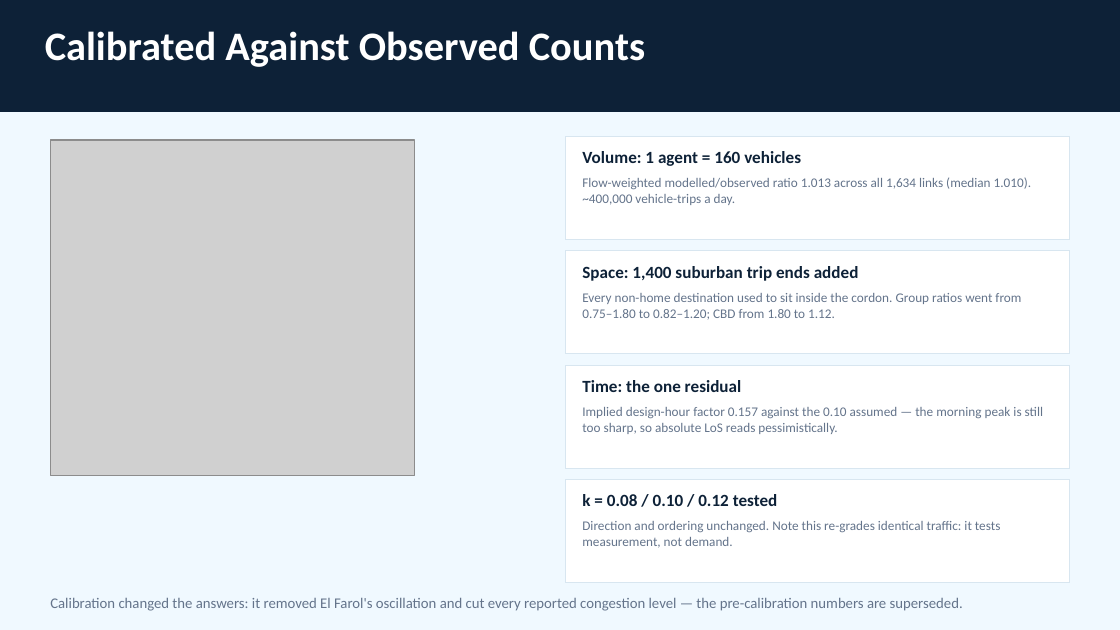
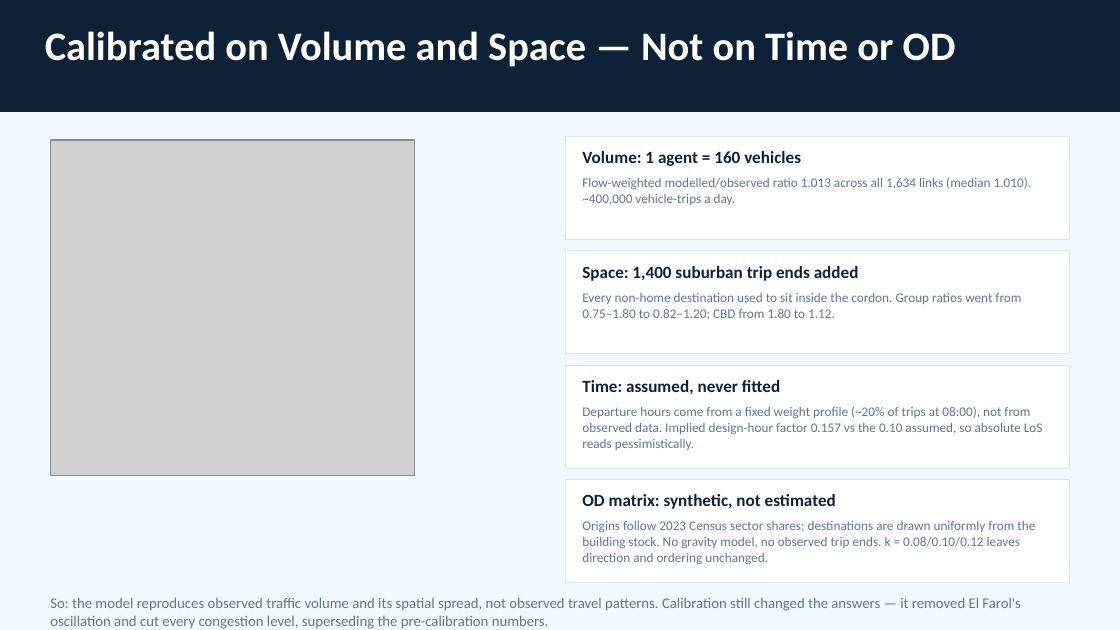
Before and after one commit to dataandcrowd/SSC2026, a slide deck: slide 6 of presentation/SSC2026_presentation.pptx. Drawn at 1120x630 pixels with LibreOffice and Linux fonts; fonts in the diff are those of the drawing; grey boxes stand for pictures. Boxes give left, top, right and bottom in pixels: in the first picture for what was removed or moved away, otherwise in the second. Text is boxed around its words. In the diff, an @@ line names an element or a change of style, - is before the commit and + after.

```diff
--- a/presentation/SSC2026_presentation.pptx
+++ b/presentation/SSC2026_presentation.pptx
@@ text at box(45, 31, 956, 67): text changed @@
-Calibrated Against Observed Counts
+Calibrated on Volume and Space — Not on Time or OD
@@ text at box(582, 380, 780, 394): text changed @@
-Time: the one residual
+Time: assumed, never fitted
@@ text at box(582, 406, 1043, 450): text changed @@
-Implied design-hour factor 0.157 against the 0.10 assumed — the morning peak is still too sharp, so absolute LoS reads pessimistically.
+Departure hours come from a fixed weight profile (~20% of trips at 08:00), not from observed data. Implied design-hour factor 0.157 vs the 0.10 assumed, so absolute LoS reads pessimistically.
@@ text at box(582, 494, 836, 509): text changed @@
-k = 0.08 / 0.10 / 0.12 tested
+OD matrix: synthetic, not estimated
@@ text at box(582, 521, 1035, 564): text changed @@
-Direction and ordering unchanged. Note this re-grades identical traffic: it tests measurement, not demand.
+Origins follow 2023 Census sector shares; destinations are drawn uniformly from the building stock. No gravity model, no observed trip ends. k = 0.08/0.10/0.12 leaves direction and ordering unchanged.
@@ text at box(50, 598, 1020, 629): text changed @@
-Calibration changed the answers: it removed El Farol's oscillation and cut every reported congestion level — the pre-calibration numbers are superseded.
+So: the model reproduces observed traffic volume and its spatial spread, not observed travel patterns. Calibration still changed the answers — it removed El Farol's oscillation and cut every congestion level, superseding the pre-calibration numbers.
```
Also in this commit, not shown: 4 other slides changed, 1 slide added, 18 other files.
